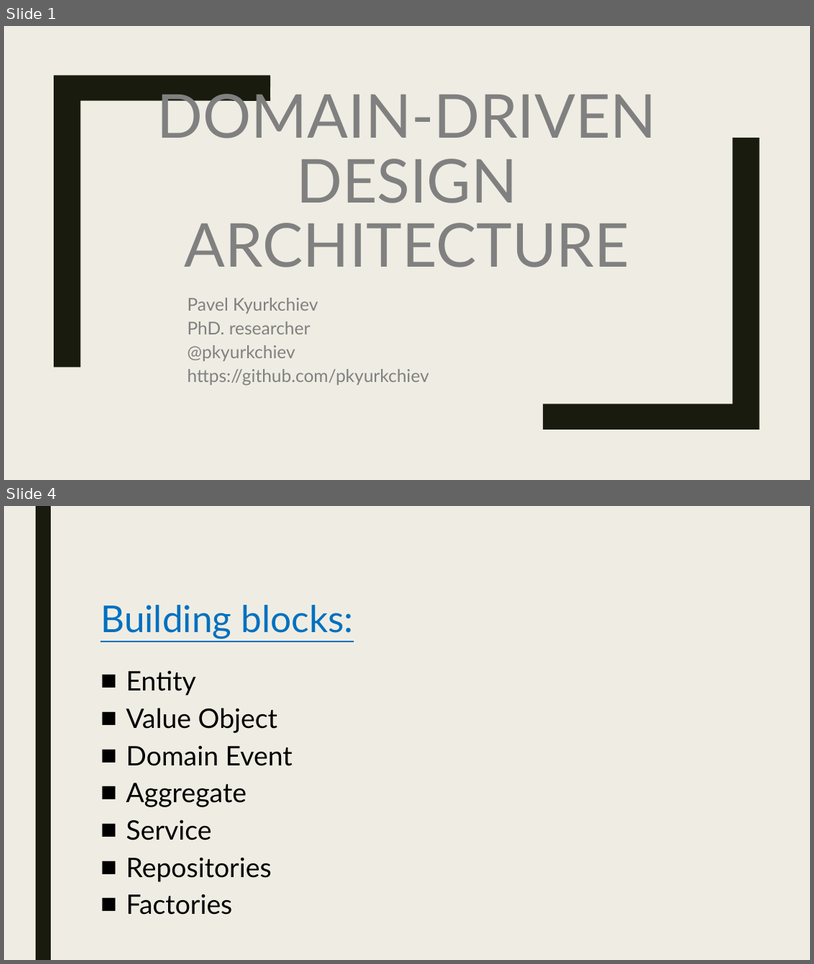
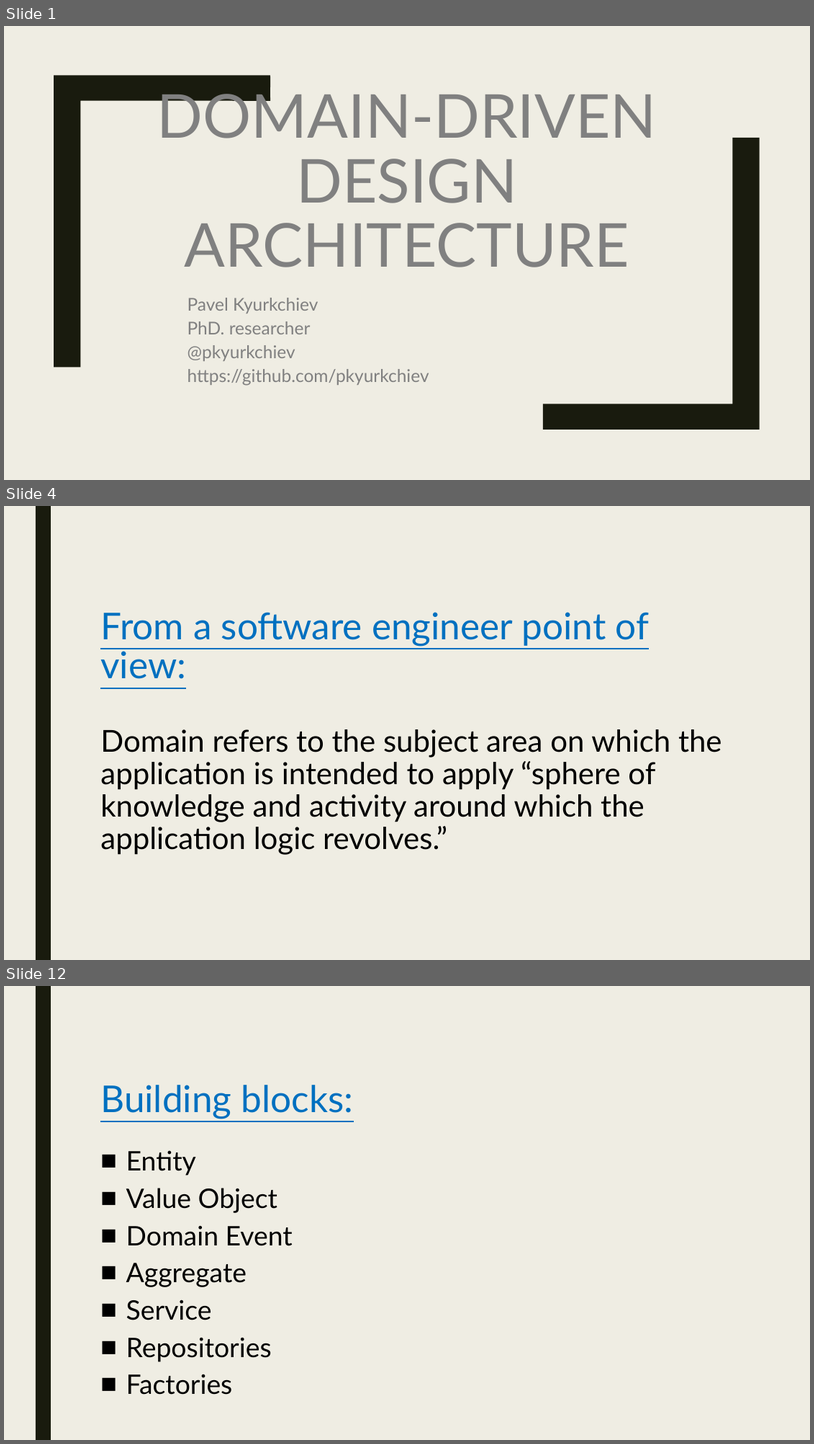
Before and after one commit to pkyurkchiev/practice-biel, a slide deck: presentations/domain-driven design.pptx. Shown one above the other, each under a label of ours: slides 1 and 4 before the commit, slides 1, 4 and 12 after it; the slides between them are not shown. The pictures are 814x964 and 814x1444 pixels, drawn with LibreOffice and Linux fonts; fonts in the diff are those of the drawing. Boxes give left, top, right and bottom in pixels: in the first picture for what was removed or moved away, otherwise in the second. Text is boxed around its words. In the diff, an @@ line names an element or a change of style, - is before the commit and + after.

```diff
--- a/presentations/domain-driven design.pptx
+++ b/presentations/domain-driven design.pptx
@@ slide 4 added at bbox=[4, 506, 810, 960], background #EFEDE3; not listed: 1 template element that a slide beside it also shows @@
@@ title added at bbox=[100, 612, 723, 854], 36 pt, text #000000 @@
+From a software engineer point of view:
+Domain refers to the subject area on which the application is intended to apply “sphere of knowledge and activity around which the application logic revolves.”
@@ what was slide 4 is now slide 12 @@
```
Also in this commit, not shown: 2 slides changed, 9 other slides added, 5 slides removed.
